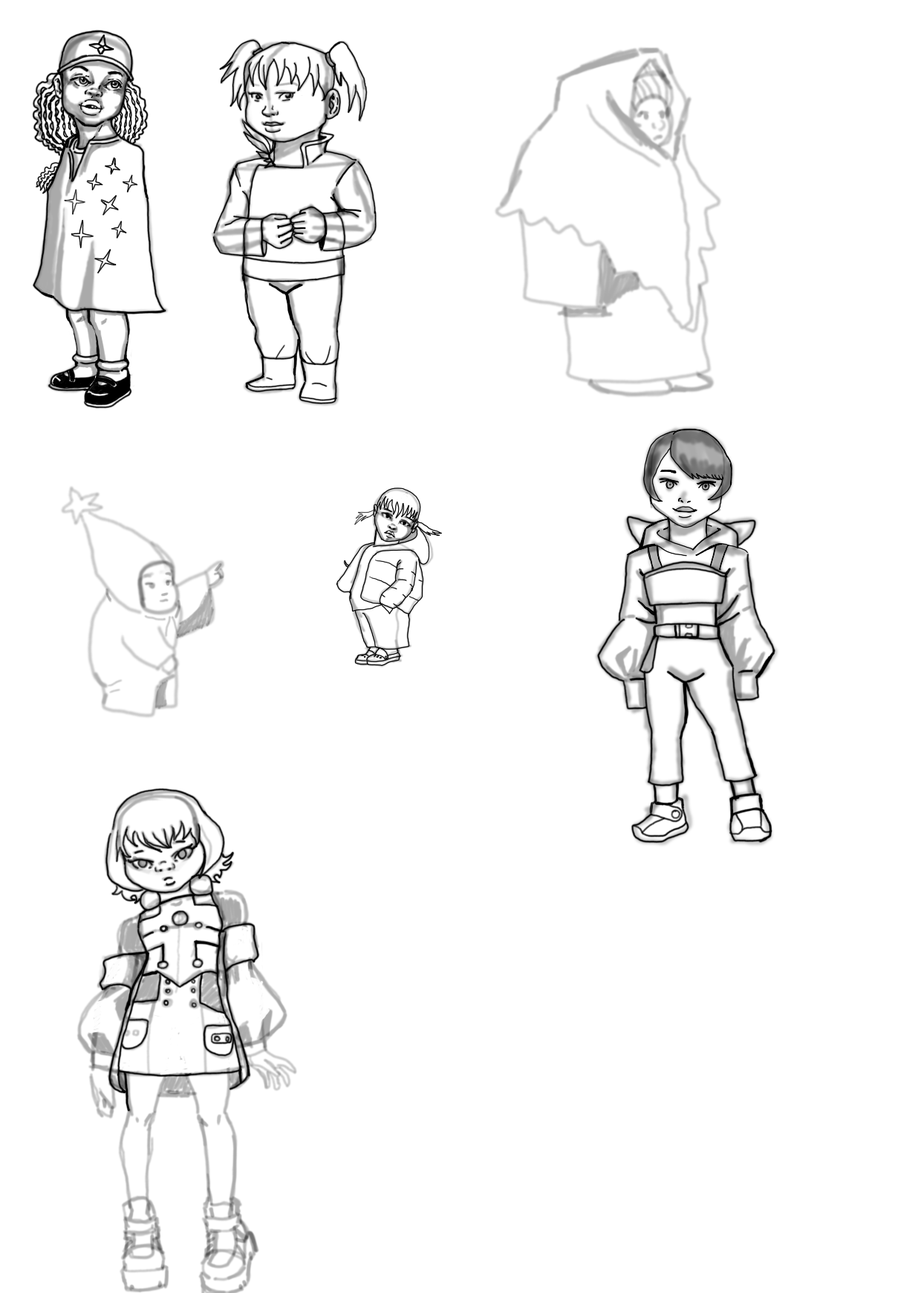
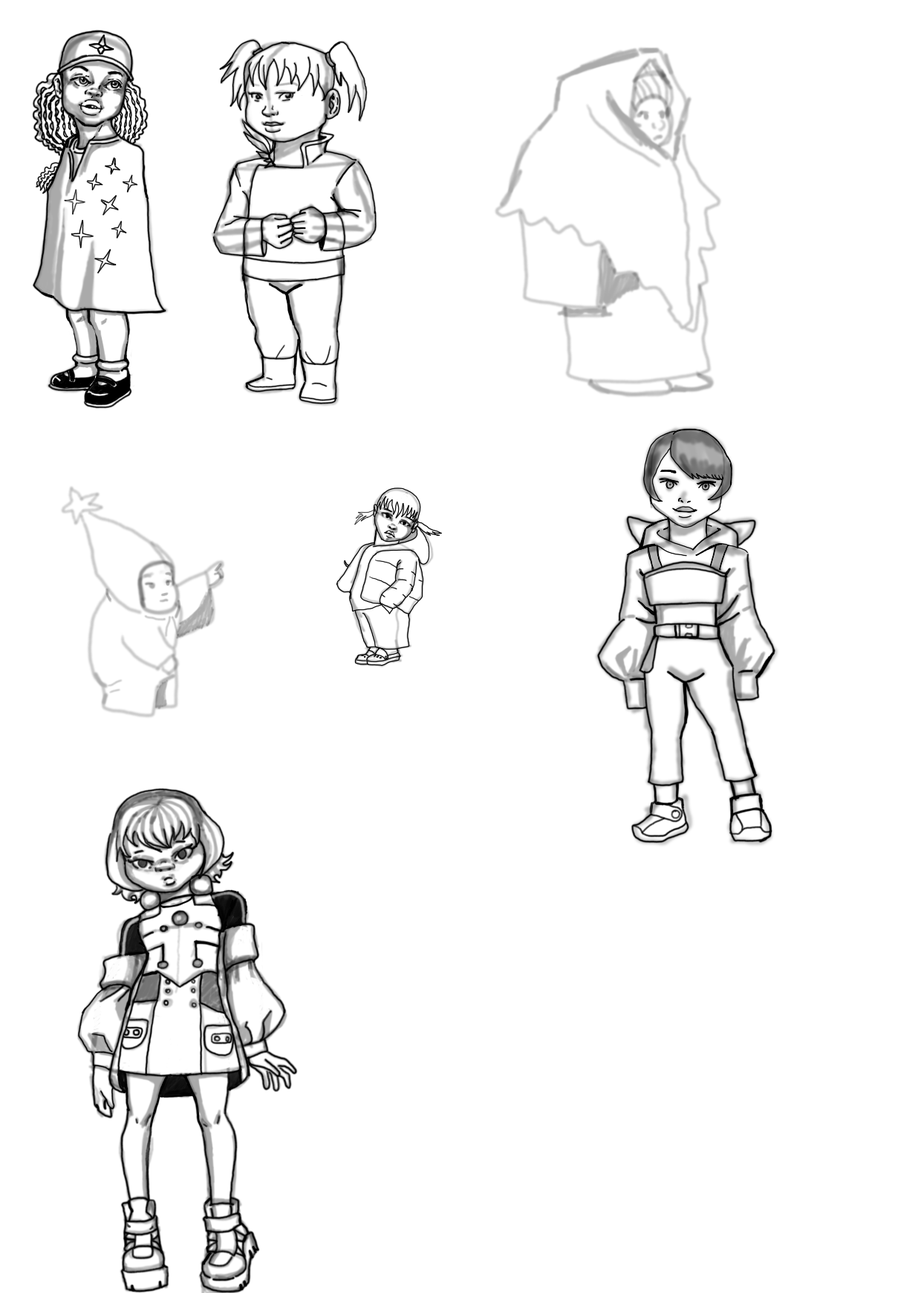
Revision of a layered 921px x 1293px image; what changed, layer by layer:
painted on "7" over 77, 789, 298, 1293
